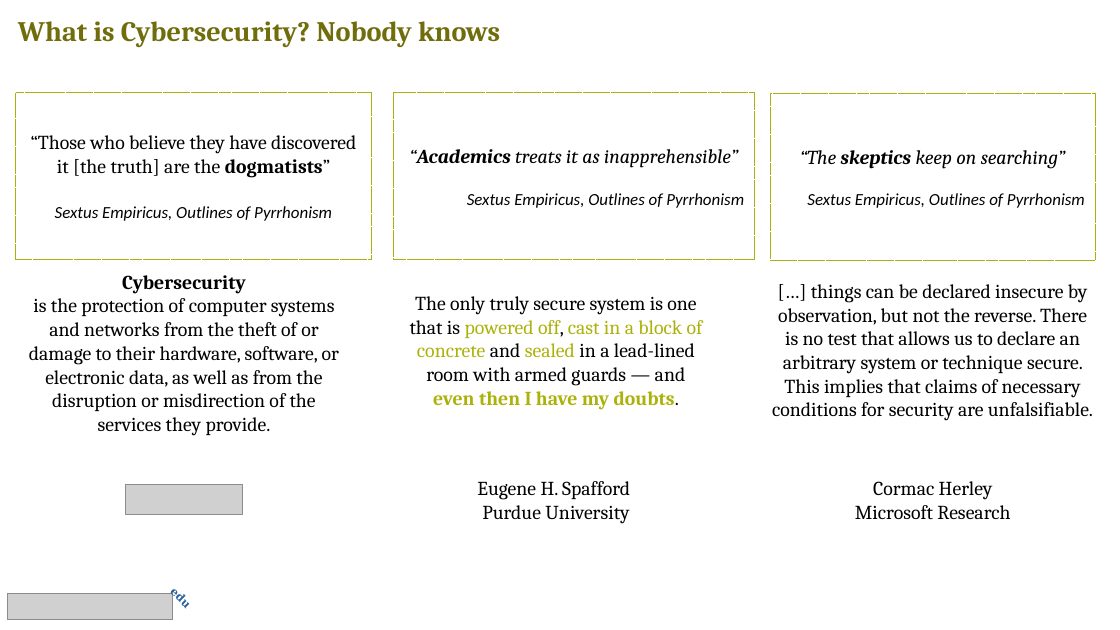
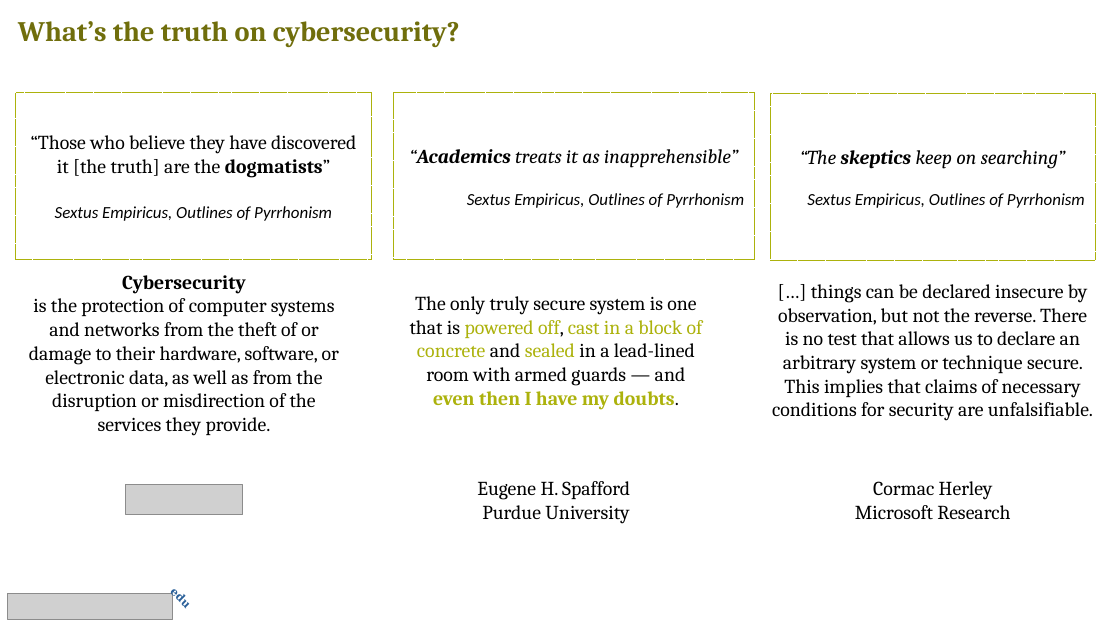
Before and after one commit to v-research/edu, a slide deck: slide 2 of futurolavoro_311Verona_2021/futurolavoro_slides.odp. Drawn at 1120x630 pixels with LibreOffice and Linux fonts; fonts in the diff are those of the drawing; grey boxes stand for pictures. Boxes give left, top, right and bottom in pixels: in the first picture for what was removed or moved away, otherwise in the second. Text is boxed around its words. In the diff, an @@ line names an element or a change of style, - is before the commit and + after.

```diff
--- a/futurolavoro_311Verona_2021/futurolavoro_slides.odp
+++ b/futurolavoro_311Verona_2021/futurolavoro_slides.odp
@@ text at [18,21,460,48]: text changed @@
-What is Cybersecurity? Nobody knows
+What’s the truth on cybersecurity?
```
Also in this commit, not shown: 4 other slides changed, 2 slides added, 2 other files.
